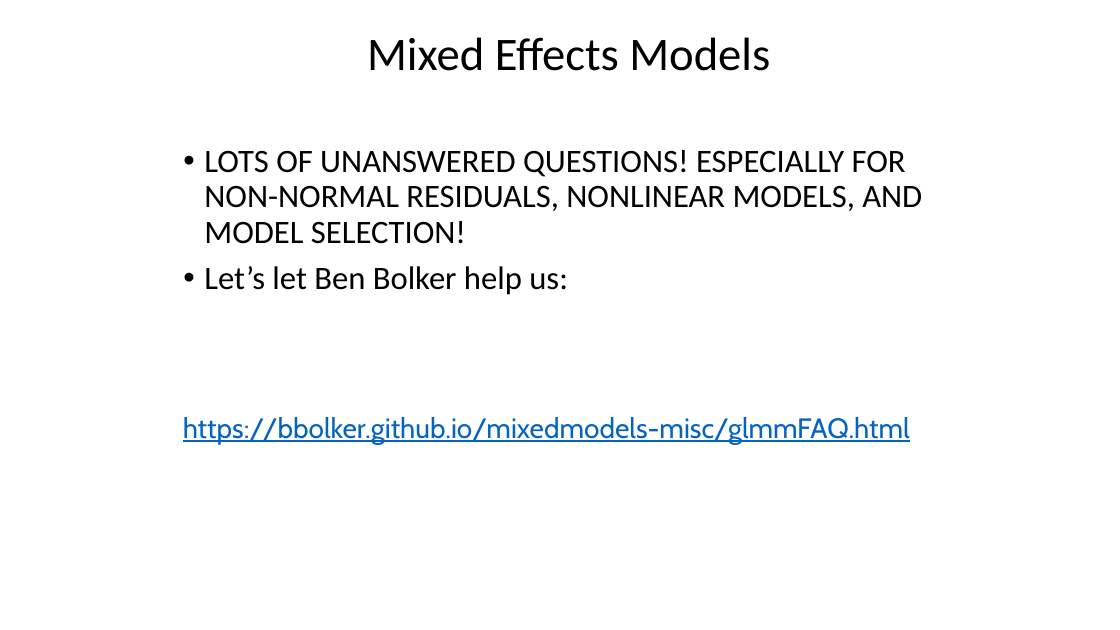
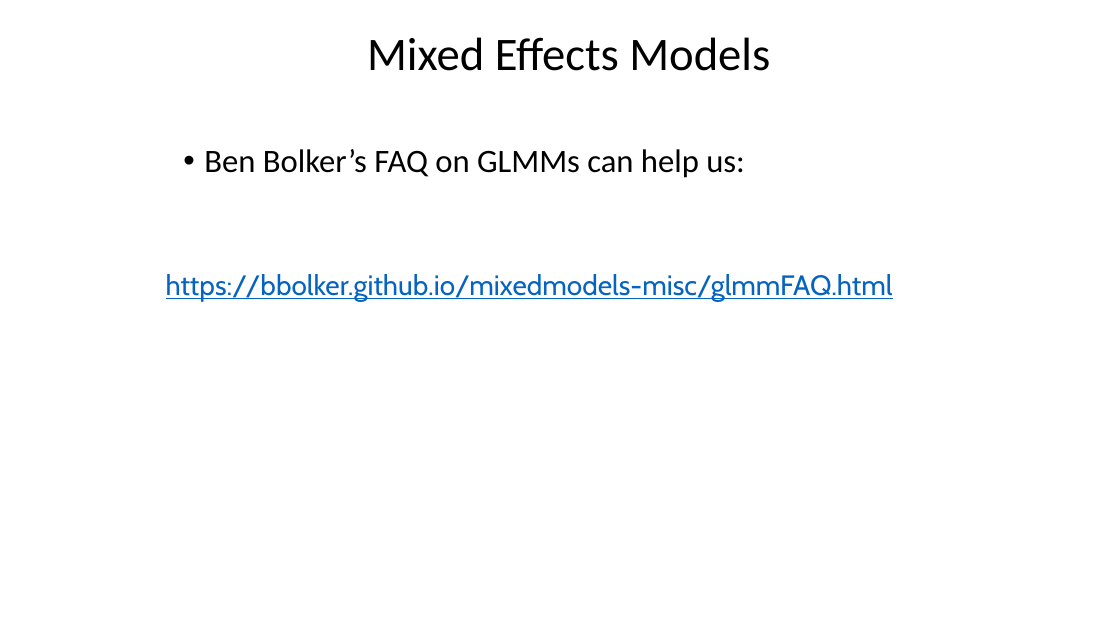
Before and after one commit to taaltree/FW536, a slide deck: slide 24 of Day3_MixedModels_ModelSelection/FW536_Day3_Morning_mixed effects_accessible.pptx. Drawn at 1120x630 pixels with LibreOffice and Linux fonts; fonts in the diff are those of the drawing. Boxes give left, top, right and bottom in pixels: in the first picture for what was removed or moved away, otherwise in the second. Text is boxed around its words. In the diff, an @@ line names an element or a change of style, - is before the commit and + after.

```diff
--- a/Day3_MixedModels_ModelSelection/FW536_Day3_Morning_mixed effects_accessible.pptx
+++ b/Day3_MixedModels_ModelSelection/FW536_Day3_Morning_mixed effects_accessible.pptx
@@ text at <box>204,149,745,178</box>: text changed @@
-• LOTS OF UNANSWERED QUESTIONS! ESPECIALLY FOR NON-NORMAL RESIDUALS, NONLINEAR MODELS, AND MODEL SELECTION!
-• Let’s let Ben Bolker help us:
+• Ben Bolker’s FAQ on GLMMs can help us:
@@ text "https://bbolker.github.io/mixedmodels-misc/glmmFAQ.html": place and size @@
-text "https://bbolker.github.io/mixedmodels-misc/glmmFAQ.html" at <box>183,417,910,444</box>
+text "https://bbolker.github.io/mixedmodels-misc/glmmFAQ.html" at <box>166,274,893,302</box>
```
Also in this commit, not shown: 22 other slides changed, 1 slide removed, 5 other files.
